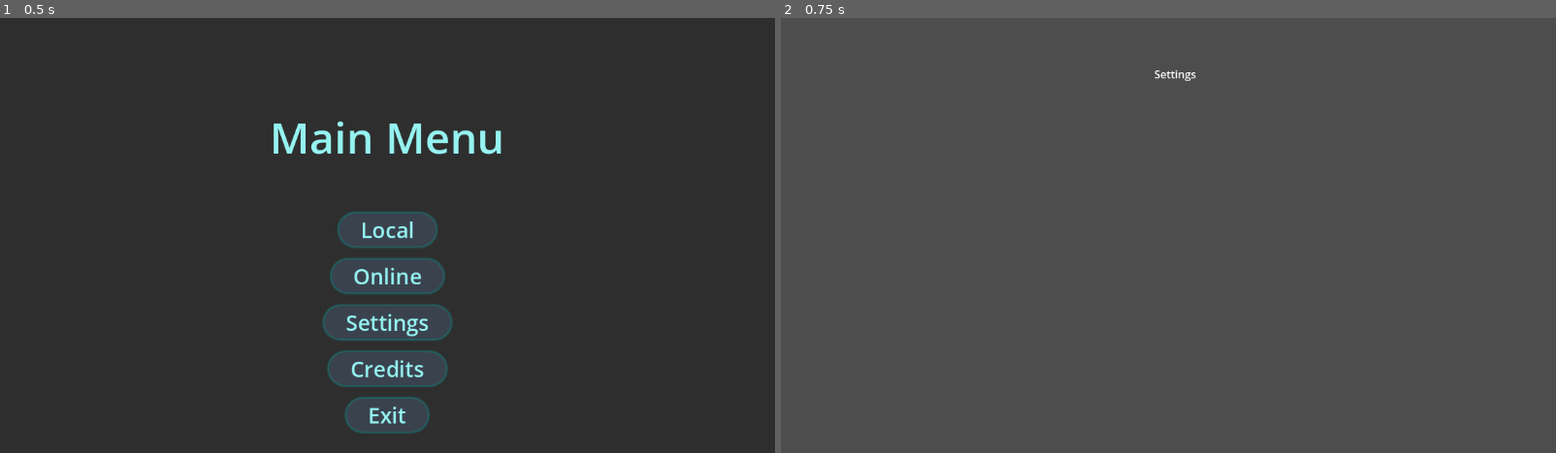
Above: before the commit, frames 1-2 (left to right).
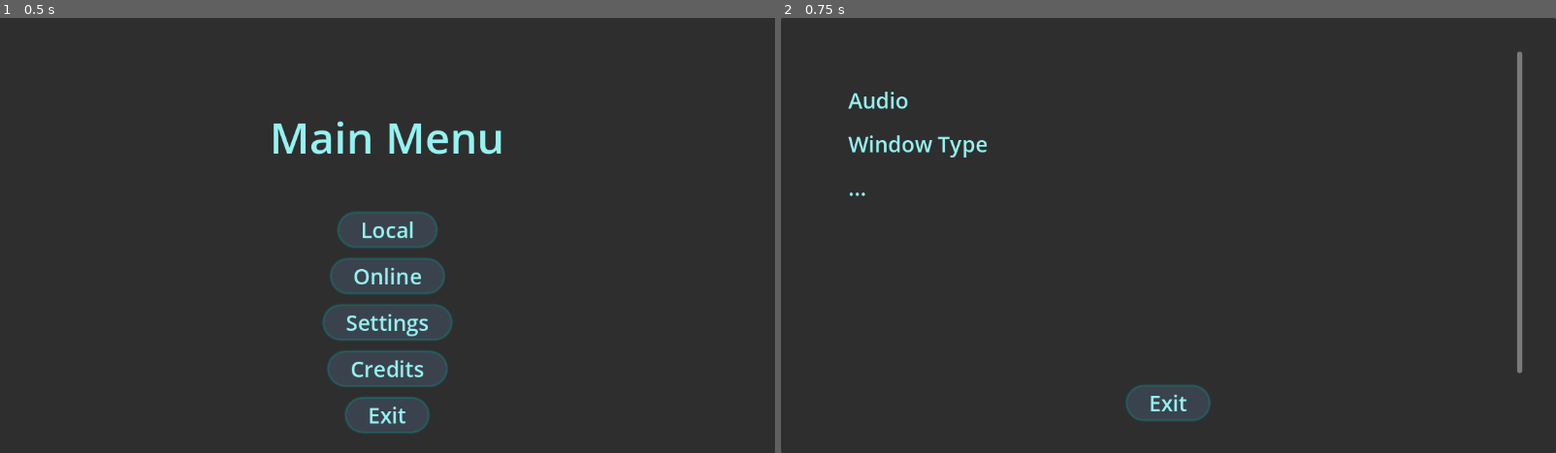
Above: after the commit, the same moments.

Repository: CarterBaxter/Company-Game
Game: Godot game, scene res://Game Screens/main_menu.tscn
The game is run twice, just before and just after one commit, with the same random seed, the same clock (stepped at 60 frames per second) and the same inputs.
Inputs:
- Up to frame 1 (0.5 s): no input
- Up to frame 2 (0.75 s): click "Settings" at 0.5 s

Frame 1 is identical in both runs. In frame 2, 99% of the frame differs, in the area x 0-100%, y 0-100%.

Commit message:
Starting settings and small changes

Diff:
--- a/Game Screens/Credits.tscn
+++ b/Game Screens/Credits.tscn
@@ -1,11 +1,9 @@
 [gd_scene load_steps=5 format=3 uid="uid://bkpkf4q3q444a"]
 
 [ext_resource type="Theme" uid="uid://b6ekpsvf6ykjw" path="res://Themes/base_theme.tres" id="1_fmgni"]
+[ext_resource type="Theme" uid="uid://d2f8yhxuj3rna" path="res://Themes/credits.tres" id="2_1aqbj"]
 [ext_resource type="Script" uid="uid://dxq0nx2cxivf2" path="res://Scripts/buttons.gd" id="2_din7a"]
 [ext_resource type="AudioStream" uid="uid://cm6lqfyldbo4t" path="res://Assets/Sounds/retro-select-236670.mp3" id="3_1aqbj"]
-
-[sub_resource type="Theme" id="Theme_fmgni"]
-Label/font_sizes/font_size = 42
 
 [node name="Credits" type="Control"]
 layout_mode = 3
@@ -38,7 +36,7 @@
 
 [node name="Roles" type="VBoxContainer" parent="PanelContainer/MarginContainer/Seperator"]
 layout_mode = 2
-theme = SubResource("Theme_fmgni")
+theme = ExtResource("2_1aqbj")
 
 [node name="RoleLine" type="HBoxContainer" parent="PanelContainer/MarginContainer/Seperator/Roles"]
 layout_mode = 2
@@ -138,7 +136,6 @@
 [node name="MainMenu" type="Button" parent="PanelContainer/MarginContainer/Seperator"]
 layout_mode = 2
 size_flags_horizontal = 4
-size_flags_vertical = 3
 text = "Main Menu"
 
 [node name="SFX" type="Node" parent="."]
--- a/Game Screens/main_menu.tscn
+++ b/Game Screens/main_menu.tscn
@@ -15,6 +15,7 @@
 grow_horizontal = 2
 grow_vertical = 2
 theme = ExtResource("1_8fadq")
+metadata/_edit_use_anchors_ = true
 
 [node name="PanelContainer" type="PanelContainer" parent="."]
 layout_mode = 1
--- a/Game Screens/settings.tscn
+++ b/Game Screens/settings.tscn
@@ -1,15 +1,88 @@
-[gd_scene format=3 uid="uid://b6whbuxpjsjs3"]
+[gd_scene load_steps=5 format=3 uid="uid://b6whbuxpjsjs3"]
+
+[ext_resource type="Theme" uid="uid://b6ekpsvf6ykjw" path="res://Themes/base_theme.tres" id="1_4iprc"]
+[ext_resource type="Theme" uid="uid://du3vnqt4ogp24" path="res://Themes/settings.tres" id="2_ktgpy"]
+[ext_resource type="Script" uid="uid://dxq0nx2cxivf2" path="res://Scripts/buttons.gd" id="3_l135s"]
+[ext_resource type="AudioStream" uid="uid://cm6lqfyldbo4t" path="res://Assets/Sounds/retro-select-236670.mp3" id="4_ce70g"]
 
 [node name="Settings" type="Control"]
 layout_mode = 3
-anchors_preset = 0
+anchors_preset = 15
+anchor_right = 1.0
+anchor_bottom = 1.0
+grow_horizontal = 2
+grow_vertical = 2
+theme = ExtResource("1_4iprc")
 
-[node name="Camera2D" type="Camera2D" parent="."]
+[node name="PanelContainer" type="PanelContainer" parent="."]
+layout_mode = 1
+anchors_preset = 15
+anchor_right = 1.0
+anchor_bottom = 1.0
+grow_horizontal = 2
+grow_vertical = 2
 
-[node name="Label" type="Label" parent="."]
-layout_mode = 0
-offset_left = -21.0
-offset_top = -252.0
-offset_right = 19.0
-offset_bottom = -229.0
-text = "Settings"
+[node name="MarginContainer" type="MarginContainer" parent="PanelContainer"]
+layout_mode = 2
+
+[node name="Splitter" type="VBoxContainer" parent="PanelContainer/MarginContainer"]
+layout_mode = 2
+
+[node name="SettingsScroll" type="ScrollContainer" parent="PanelContainer/MarginContainer/Splitter"]
+layout_mode = 2
+size_flags_vertical = 3
+horizontal_scroll_mode = 0
+vertical_scroll_mode = 2
+
+[node name="MarginContainer" type="MarginContainer" parent="PanelContainer/MarginContainer/Splitter/SettingsScroll"]
+layout_mode = 2
+
+[node name="SettingsContainer" type="VBoxContainer" parent="PanelContainer/MarginContainer/Splitter/SettingsScroll/MarginContainer"]
+layout_mode = 2
+theme = ExtResource("2_ktgpy")
+
+[node name="SettingLine" type="HBoxContainer" parent="PanelContainer/MarginContainer/Splitter/SettingsScroll/MarginContainer/SettingsContainer"]
+layout_mode = 2
+
+[node name="Label" type="Label" parent="PanelContainer/MarginContainer/Splitter/SettingsScroll/MarginContainer/SettingsContainer/SettingLine"]
+layout_mode = 2
+text = "Audio"
+
+[node name="SettingLine2" type="HBoxContainer" parent="PanelContainer/MarginContainer/Splitter/SettingsScroll/MarginContainer/SettingsContainer"]
+layout_mode = 2
+
+[node name="Label" type="Label" parent="PanelContainer/MarginContainer/Splitter/SettingsScroll/MarginContainer/SettingsContainer/SettingLine2"]
+layout_mode = 2
+text = "Window Type"
+
+[node name="SettingLine3" type="HBoxContainer" parent="PanelContainer/MarginContainer/Splitter/SettingsScroll/MarginContainer/SettingsContainer"]
+layout_mode = 2
+
+[node name="Label" type="Label" parent="PanelContainer/MarginContainer/Splitter/SettingsScroll/MarginContainer/SettingsContainer/SettingLine3"]
+layout_mode = 2
+text = "..."
+
+[node name="ExitButton" type="Button" parent="PanelContainer/MarginContainer/Splitter"]
+layout_mode = 2
+size_flags_horizontal = 4
+size_flags_vertical = 4
+text = "Exit"
+
+[node name="SFX" type="Node" parent="."]
+script = ExtResource("3_l135s")
+
+[node name="select" type="AudioStreamPlayer" parent="SFX"]
+unique_name_in_owner = true
+stream = ExtResource("4_ce70g")
+volume_db = -5.0
+bus = &"Menu"
+
+[node name="hover" type="AudioStreamPlayer" parent="SFX"]
+unique_name_in_owner = true
+stream = ExtResource("4_ce70g")
+pitch_scale = 2.65
+bus = &"Menu"
+
+[connection signal="focus_entered" from="PanelContainer/MarginContainer/Splitter/ExitButton" to="SFX" method="on_click"]
+[connection signal="mouse_entered" from="PanelContainer/MarginContainer/Splitter/ExitButton" to="SFX" method="on_hover"]
+[connection signal="pressed" from="PanelContainer/MarginContainer/Splitter/ExitButton" to="SFX" method="send_to_main_menu"]
--- /dev/null
+++ b/Themes/credits.tres
@@ -0,0 +1,4 @@
+[gd_resource type="Theme" format=3 uid="uid://d2f8yhxuj3rna"]
+
+[resource]
+Label/font_sizes/font_size = 42
--- /dev/null
+++ b/Themes/settings.tres
@@ -0,0 +1,4 @@
+[gd_resource type="Theme" format=3 uid="uid://du3vnqt4ogp24"]
+
+[resource]
+Label/font_sizes/font_size = 32
